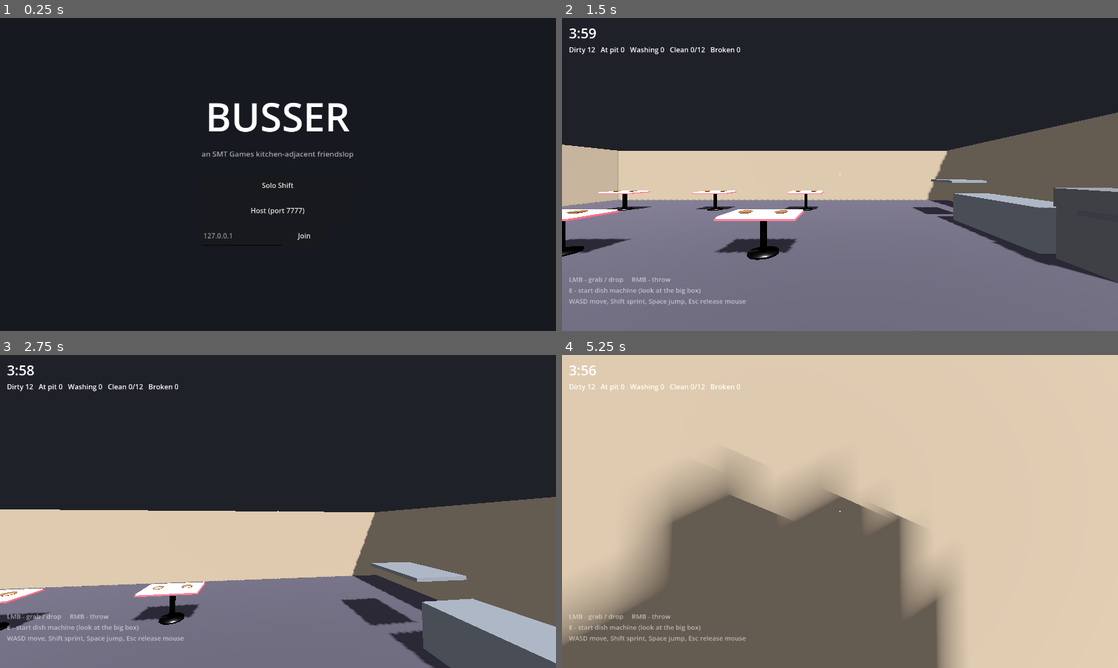
Above: before the commit, frames 1-4 (two rows, left to right).
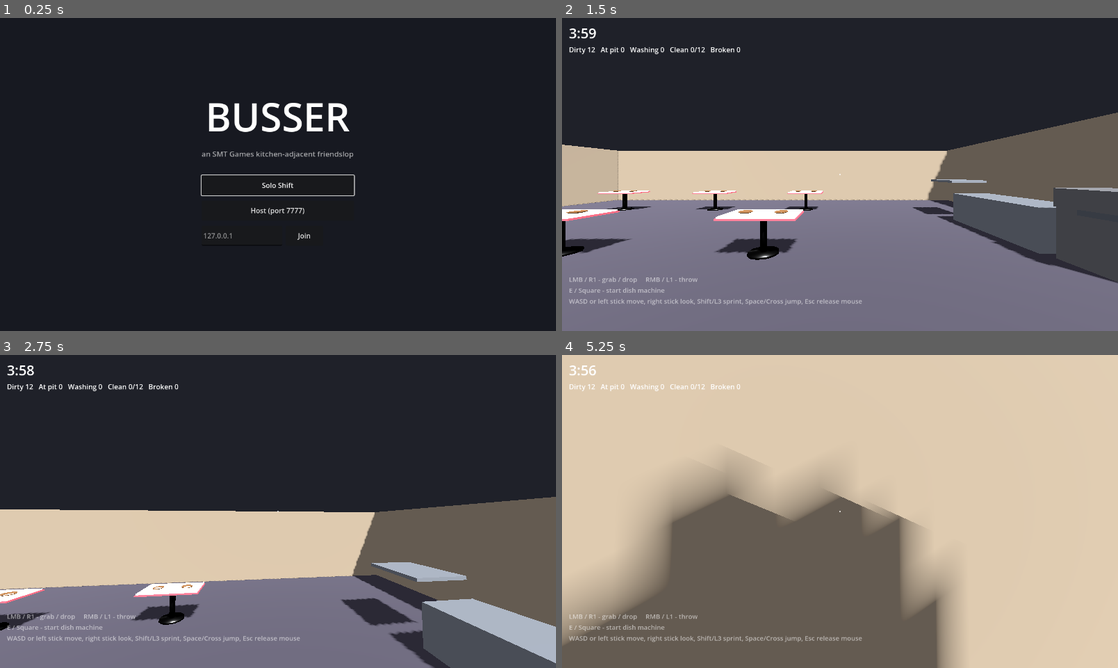
Above: after the commit, the same moments.

Repository: SheekTheDeveloper/Bussin
Game: Godot game, scene res://scenes/ui/main_menu.tscn
Same seed, same stepped clock (60 frames per second), same inputs: the game is played once before the commit and once after it.
Inputs (mouse positions are in pixels of both pictures, inside the frame that each line leads up to):
- Up to frame 1 (0.25 s): no input
- Up to frame 2 (1.5 s): click (806, 237) at 0.52 s; type "12" at 0.6 s; click "Solo Shift" at 1.25 s
- Up to frame 3 (2.75 s): tap Enter at 2 s; move the mouse to (305, 511) at 2.02 s; press the mouse at (305, 511) at 2.03 s; hold W (move_forward) from 2.03 s (still down); tap Space (jump) at 2.27, 2.57 s; tap Shift (sprint) at 2.3 s
- Up to frame 4 (5.25 s): keep holding W (move_forward); move the mouse to (812, 511) at 2.77 s; release the mouse at (812, 511) at 2.78 s; tap Shift (sprint) at 2.85 s; tap Space (jump) at 3.02, 3.32, 3.8, 4.35, 4.52, 4.82 s; right-click (812, 511) at 3.05 s; move the mouse to (851, 505) at 3.52 s; hold Right mouse button (throw) 3.53-4.28 s; move the mouse to (834, 517) at 4.27 s; click (834, 517) at 4.55 s; move the mouse to (878, 514) at 5.02 s; press the mouse at (878, 514) at 5.03 s

The runs differ from the first frame. In frame 1, 0.1% of the frame differs, in the area x 36-64%, y 50-57%; in frame 2, 0.6%; in frame 3, 0.6%; in frame 4, 0.7%, in the area x 2-54%, y 82-92%.

Commit message:
Controller support: DS4/gamepad bindings, right-stick look, UI focus
Left stick move, right stick look (2.8 rad/s), Cross jump, Square
interact, R1 grab, L1 throw, L3 sprint. Menus grab focus for D-pad/
Cross navigation. Mouse-recapture click no longer eats controller grabs.

Diff:
--- a/project.godot
+++ b/project.godot
@@ -31,45 +31,74 @@
 move_forward={
 "deadzone": 0.2,
 "events": [Object(InputEventKey,"resource_local_to_scene":false,"resource_name":"","device":-1,"window_id":0,"alt_press …(192 unchanged characters)…
+, Object(InputEventJoypadMotion,"resource_local_to_scene":false,"resource_name":"","device":-1,"window_id":0,"axis":1,"axis_value":-1.0,"script":null)
 ]
 }
 move_back={
 "deadzone": 0.2,
 "events": [Object(InputEventKey,"resource_local_to_scene":false,"resource_name":"","device":-1,"window_id":0,"alt_press …(192 unchanged characters)…
+, Object(InputEventJoypadMotion,"resource_local_to_scene":false,"resource_name":"","device":-1,"window_id":0,"axis":1,"axis_value":1.0,"script":null)
 ]
 }
 move_left={
 "deadzone": 0.2,
 "events": [Object(InputEventKey,"resource_local_to_scene":false,"resource_name":"","device":-1,"window_id":0,"alt_press …(191 unchanged characters)…
+, Object(InputEventJoypadMotion,"resource_local_to_scene":false,"resource_name":"","device":-1,"window_id":0,"axis":0,"axis_value":-1.0,"script":null)
 ]
 }
 move_right={
 "deadzone": 0.2,
 "events": [Object(InputEventKey,"resource_local_to_scene":false,"resource_name":"","device":-1,"window_id":0,"alt_press …(192 unchanged characters)…
+, Object(InputEventJoypadMotion,"resource_local_to_scene":false,"resource_name":"","device":-1,"window_id":0,"axis":0,"axis_value":1.0,"script":null)
 ]
 }
 jump={
 "deadzone": 0.2,
 "events": [Object(InputEventKey,"resource_local_to_scene":false,"resource_name":"","device":-1,"window_id":0,"alt_press …(191 unchanged characters)…
+, Object(InputEventJoypadButton,"resource_local_to_scene":false,"resource_name":"","device":-1,"window_id":0,"button_index":0,"pressure":0.0,"pressed":false,"script":null)
 ]
 }
 sprint={
 "deadzone": 0.2,
 "events": [Object(InputEventKey,"resource_local_to_scene":false,"resource_name":"","device":-1,"window_id":0,"alt_press …(195 unchanged characters)…
+, Object(InputEventJoypadButton,"resource_local_to_scene":false,"resource_name":"","device":-1,"window_id":0,"button_index":7,"pressure":0.0,"pressed":false,"script":null)
 ]
 }
 grab={
 "deadzone": 0.2,
 "events": [Object(InputEventMouseButton,"resource_local_to_scene":false,"resource_name":"","device":-1,"window_id":0,"a …(253 unchanged characters)…
+, Object(InputEventJoypadButton,"resource_local_to_scene":false,"resource_name":"","device":-1,"window_id":0,"button_index":10,"pressure":0.0,"pressed":false,"script":null)
 ]
 }
 throw={
 "deadzone": 0.2,
 "events": [Object(InputEventMouseButton,"resource_local_to_scene":false,"resource_name":"","device":-1,"window_id":0,"a …(253 unchanged characters)…
+, Object(InputEventJoypadButton,"resource_local_to_scene":false,"resource_name":"","device":-1,"window_id":0,"button_index":9,"pressure":0.0,"pressed":false,"script":null)
 ]
 }
 interact={
 "deadzone": 0.2,
 "events": [Object(InputEventKey,"resource_local_to_scene":false,"resource_name":"","device":-1,"window_id":0,"alt_press …(192 unchanged characters)…
+, Object(InputEventJoypadButton,"resource_local_to_scene":false,"resource_name":"","device":-1,"window_id":0,"button_index":2,"pressure":0.0,"pressed":false,"script":null)
 ]
 }
+look_left={
+"deadzone": 0.25,
+"events": [Object(InputEventJoypadMotion,"resource_local_to_scene":false,"resource_name":"","device":-1,"window_id":0,"axis":2,"axis_value":-1.0,"script":null)
+]
+}
+look_right={
+"deadzone": 0.25,
+"events": [Object(InputEventJoypadMotion,"resource_local_to_scene":false,"resource_name":"","device":-1,"window_id":0,"axis":2,"axis_value":1.0,"script":null)
+]
+}
+look_up={
+"deadzone": 0.25,
+"events": [Object(InputEventJoypadMotion,"resource_local_to_scene":false,"resource_name":"","device":-1,"window_id":0,"axis":3,"axis_value":-1.0,"script":null)
+]
+}
+look_down={
+"deadzone": 0.25,
+"events": [Object(InputEventJoypadMotion,"resource_local_to_scene":false,"resource_name":"","device":-1,"window_id":0,"axis":3,"axis_value":1.0,"script":null)
+]
+}
--- a/scenes/actors/busser.gd
+++ b/scenes/actors/busser.gd
@@ -8,6 +8,7 @@
 const SPRINT_SPEED := 6.5
 const JUMP_VELOCITY := 4.2
 const MOUSE_SENSITIVITY := 0.002
+const STICK_LOOK_SPEED := 2.8  # rad/s at full right-stick deflection
 const THROW_FORCE := 6.5
 const GRAB_RANGE := 3.0
 
@@ -41,7 +42,9 @@
 		head.rotate_x(-event.relative.y * MOUSE_SENSITIVITY)
 		head.rotation.x = clampf(head.rotation.x, -1.4, 1.4)
 	elif event.is_action_pressed("grab"):
-		if Input.get_mouse_mode() != Input.MOUSE_MODE_CAPTURED:
+		# A mouse click while the cursor is free just recaptures it;
+		# controller grab (R1) always grabs.
+		if event is InputEventMouseButton and Input.get_mouse_mode() != Input.MOUSE_MODE_CAPTURED:
 			Input.set_mouse_mode(Input.MOUSE_MODE_CAPTURED)
 		else:
 			_send_grab_or_drop()
@@ -55,6 +58,11 @@
 func _physics_process(delta: float) -> void:
 	if not is_multiplayer_authority():
 		return
+	var look := Input.get_vector("look_left", "look_right", "look_up", "look_down")
+	if look != Vector2.ZERO:
+		rotate_y(-look.x * STICK_LOOK_SPEED * delta)
+		head.rotate_x(-look.y * STICK_LOOK_SPEED * delta)
+		head.rotation.x = clampf(head.rotation.x, -1.4, 1.4)
 	if not is_on_floor():
 		velocity.y -= gravity * delta
 	elif Input.is_action_just_pressed("jump"):
--- a/scenes/levels/diner.tscn
+++ b/scenes/levels/diner.tscn
@@ -237,9 +237,9 @@
 grow_vertical = 0
 mouse_filter = 2
 theme_override_font_sizes/font_size = 15
-text = "LMB - grab / drop     RMB - throw
-E - start dish machine (look at the big box)
-WASD move, Shift sprint, Space jump, Esc release mouse"
+text = "LMB / R1 - grab / drop     RMB / L1 - throw
+E / Square - start dish machine
+WASD or left stick move, right stick look, Shift/L3 sprint, Space/Cross jump, Esc release mouse"
 
 [node name="EndOverlay" type="ColorRect" parent="HUD/Root"]
 visible = false
--- a/scenes/ui/hud.gd
+++ b/scenes/ui/hud.gd
@@ -34,6 +34,7 @@
 func _on_shift_ended(success: bool) -> void:
 	end_overlay.visible = true
 	Input.set_mouse_mode(Input.MOUSE_MODE_VISIBLE)
+	($Root/EndOverlay/Center/VBox/MenuButton as Button).grab_focus()
 	if success:
 		end_label.text = "SHIFT COMPLETE"
 		end_label.modulate = Color(0.5, 1.0, 0.6)
--- a/scenes/ui/main_menu.gd
+++ b/scenes/ui/main_menu.gd
@@ -6,6 +6,7 @@
 func _ready() -> void:
 	Input.set_mouse_mode(Input.MOUSE_MODE_VISIBLE)
 	($Center/VBox/SoloButton as Button).pressed.connect(Net.play_solo)
+	($Center/VBox/SoloButton as Button).grab_focus()  # controller menu navigation
 	($Center/VBox/HostButton as Button).pressed.connect(_on_host)
 	($Center/VBox/JoinRow/JoinButton as Button).pressed.connect(_on_join)
 	Net.join_failed.connect(_on_join_failed)
